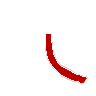
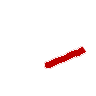
Two versions of the same layered image (96px x 96px). Layer-by-layer changes:
hid "n-se" over (45, 34, 88, 84)
showed group "Starters" (6 layers) over (44, 34, 87, 84)
showed "start-ne", painted on it over (44, 45, 87, 69)
